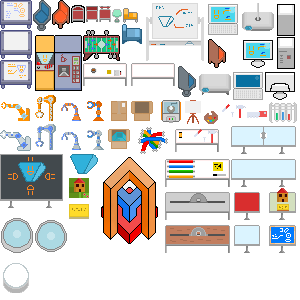
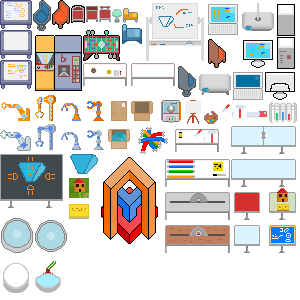
Layered file, before and after one edit (300x300). Changes by layer:
added layer "Layer 57" above "Layer 56" over [left=35, top=261, right=61, bottom=293]
